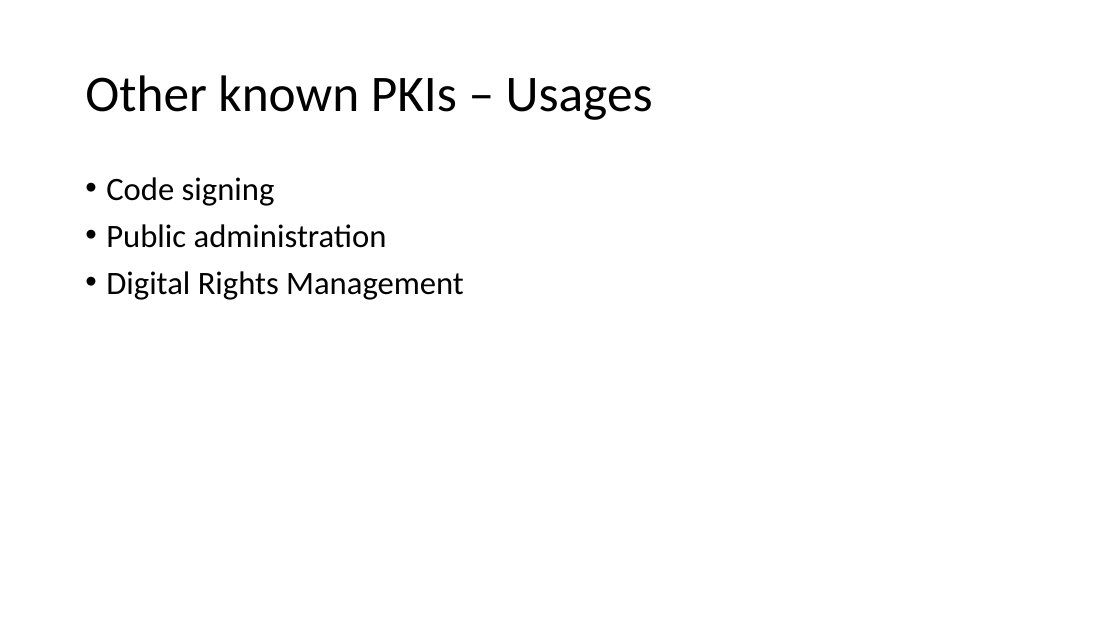
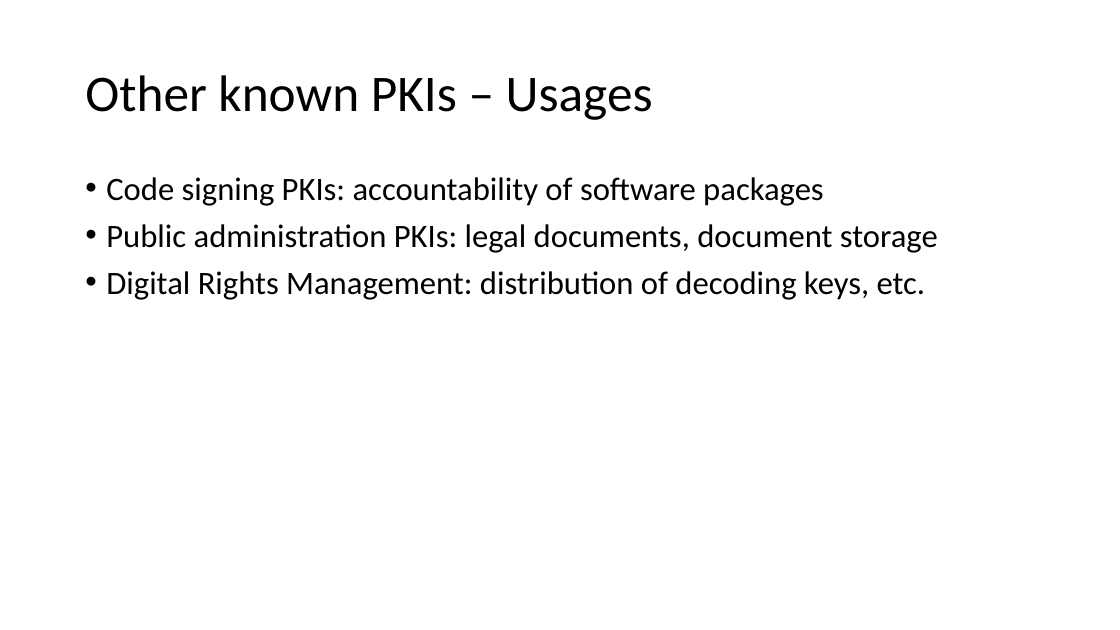
Before and after one commit to DeMaCS-UNICAL/NetworkSecurity, a slide deck: slide 25 of slides/04-PKI-and-Key-distribution-2020.pptx. Drawn at 1120x630 pixels with LibreOffice and Linux fonts; fonts in the diff are those of the drawing. Boxes give left, top, right and bottom in pixels: in the first picture for what was removed or moved away, otherwise in the second. Text is boxed around its words. In the diff, an @@ line names an element or a change of style, - is before the commit and + after.

```diff
--- a/slides/04-PKI-and-Key-distribution-2020.pptx
+++ b/slides/04-PKI-and-Key-distribution-2020.pptx
@@ text at (106, 177, 938, 300): text changed @@
-• Code signing
-• Public administration
-• Digital Rights Management
+• Code signing PKIs: accountability of software packages
+• Public administration PKIs: legal documents, document storage
+• Digital Rights Management: distribution of decoding keys, etc.
```
Also in this commit, not shown: 7 other slides changed.
